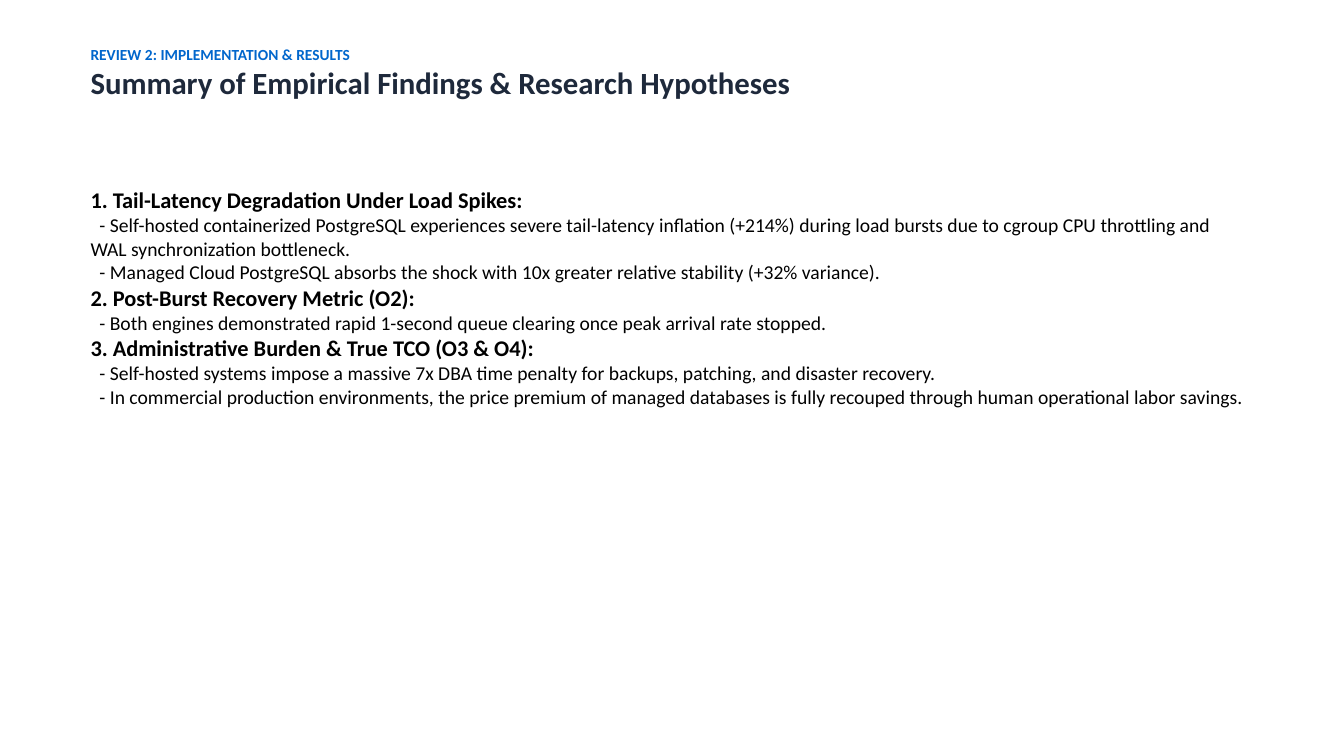
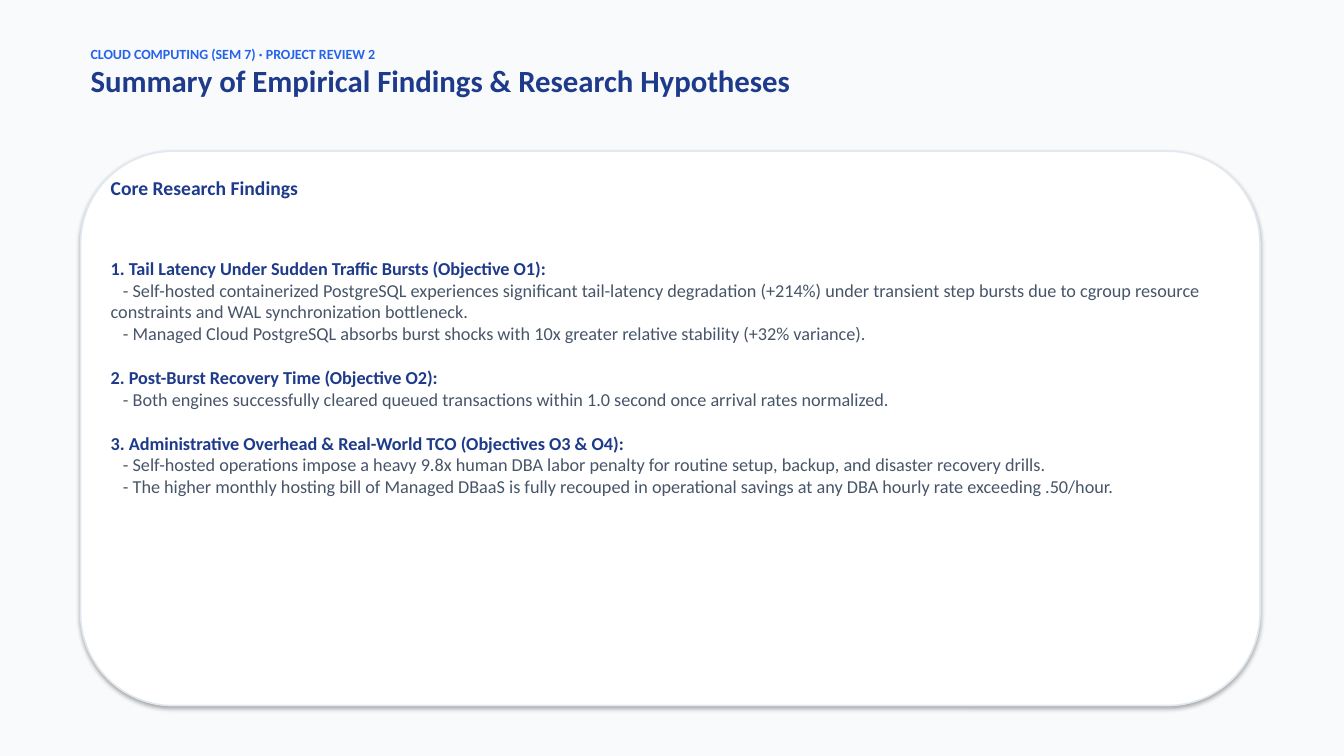
Before and after one commit to swayam-pani/Managed-Versus-Self-Hosted-Database-Services-Under-Bursty-Load, a slide deck: slide 9 of P8_Review2_Implementation_Results.pptx. Drawn at 1344x756 pixels with LibreOffice and Linux fonts; fonts in the diff are those of the drawing. Boxes give left, top, right and bottom in pixels: in the first picture for what was removed or moved away, otherwise in the second. Text is boxed around its words. In the diff, an @@ line names an element or a change of style, - is before the commit and + after.

Commit message:
Enhance Review 2 presentation with modern card-deck styling and embedded figures

```diff
--- a/P8_Review2_Implementation_Results.pptx
+++ b/P8_Review2_Implementation_Results.pptx
@@ rectangle added at (0,0,1344,756), fill #F8FAFC @@
@@ text at (91,49,375,61): text changed; size 11 to 10 pt; text colour #0066CC to #2563EB @@
-REVIEW 2: IMPLEMENTATION & RESULTS
+CLOUD COMPUTING (SEM 7) · PROJECT REVIEW 2
@@ text at (91,70,790,98): text colour #1E293B to #1E3A8A in "Summary of Empirical Findings & Research Hypotheses" @@
@@ rounded rectangle added at (81,151,1260,706), fill #FFFFFF, outline #E2E8F0 1.2 pt @@
@@ text added at (111,181,298,199), 14 pt, text #1E3A8A, bold @@
+Core Research Findings
@@ text at (111,261,1199,496): text changed; size 14 to 13 pt; text colour #000000 to #475569 @@
-1. Tail-Latency Degradation Under Load Spikes:
-- Self-hosted containerized PostgreSQL experiences severe tail-latency inflation (+214%) during load bursts due to cgroup CPU throttling and WAL synchronization bottleneck.
-- Managed Cloud PostgreSQL absorbs the shock with 10x greater relative stability (+32% variance).
-2. Post-Burst Recovery Metric (O2):
-- Both engines demonstrated rapid 1-second queue clearing once peak arrival rate stopped.
-3. Administrative Burden & True TCO (O3 & O4):
-- Self-hosted systems impose a massive 7x DBA time penalty for backups, patching, and disaster recovery.
-- In commercial production environments, the price premium of managed databases is fully recouped through human operational labor savings.
+1. Tail Latency Under Sudden Traffic Bursts (Objective O1):
+- Self-hosted containerized PostgreSQL experiences significant tail-latency degradation (+214%) under transient step bursts due to cgroup resource constraints and WAL synchronization bottleneck.
+- Managed Cloud PostgreSQL absorbs burst shocks with 10x greater relative stability (+32% variance).
+2. Post-Burst Recovery Time (Objective O2):
+- Both engines successfully cleared queued transactions within 1.0 second once arrival rates normalized.
+3. Administrative Overhead & Real-World TCO (Objectives O3 & O4):
+- Self-hosted operations impose a heavy 9.8x human DBA labor penalty for routine setup, backup, and disaster recovery drills.
+- The higher monthly hosting bill of Managed DBaaS is fully recouped in operational savings at any DBA hourly rate exceeding .50/hour.
```
Also in this commit, not shown: 7 other slides changed, 2 slides added, 2 slides removed.
